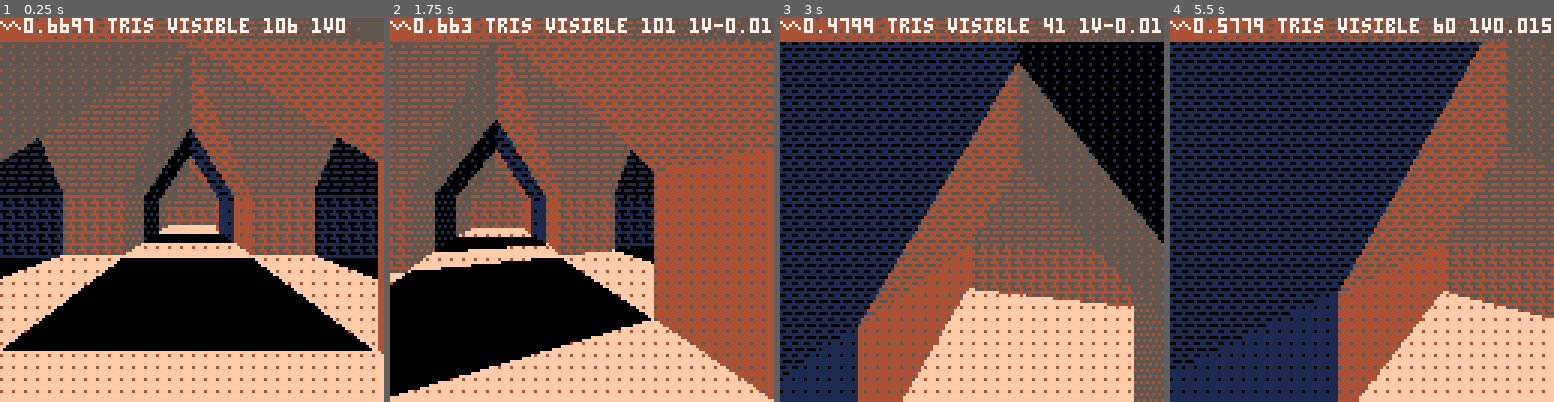
Above: before the commit, frames 1-4 (left to right).
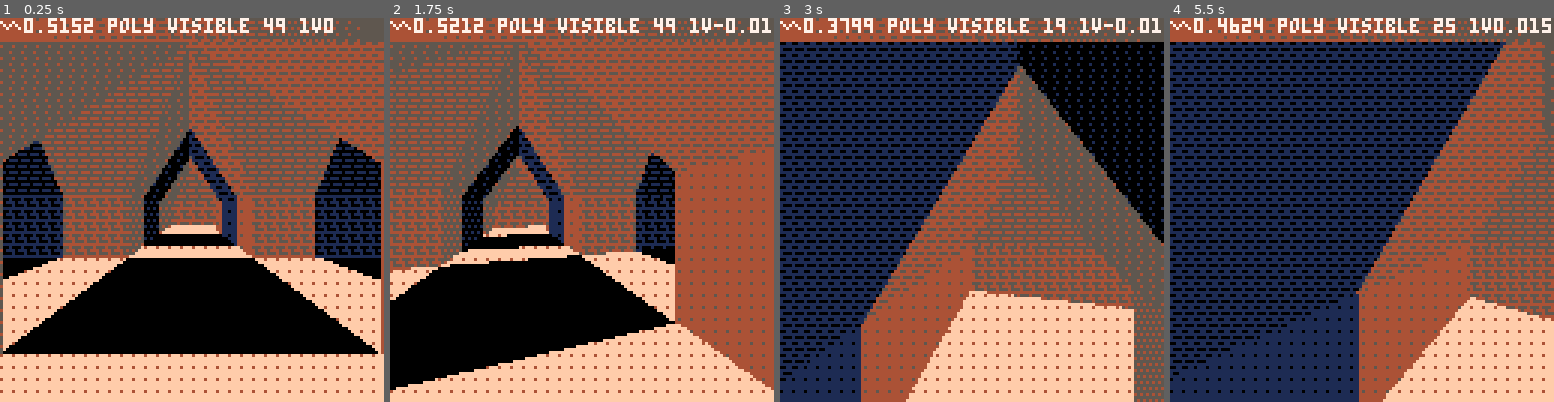
Above: after the commit, the same moments.

Repository: yourykiki/pico8
Game: PICO-8 cartridge temple.p8
Two runs of this game, one before a commit and one after it. Both use one fixed random seed, a clock stepped at 60 frames per second and the inputs below.
Inputs:
- Up to frame 1 (0.25 s): no input
- Up to frame 2 (1.75 s): hold Right from 1.6 s (still down)
- Up to frame 3 (3 s): release Right at 2.1 s; hold Up 2.15-2.42 s; hold Right from 2.47 s (still down)
- Up to frame 4 (5.5 s): release Right at 3.03 s; hold Left 3.08-3.58 s; hold Down 3.63-3.97 s; hold Right 4.02-4.68 s; hold Up 4.73-5.03 s; hold Left from 5.08 s (still down)

The runs differ from the first frame. In frame 1, 4.0% of the frame differs, in the area x 0-100%, y 0-88%; in frame 2, 17%, in the area x 0-100%, y 0-100%; in frame 3, 1.6%; in frame 4, 10%.

Commit message:
Profiling (#21)
* add cpu log
* convert tris definition to quad
* make test level data with polys instead of tris
* deep 1, for comparing with master
* real @fsouchu polyfill
* activating subpix, cleanup, fix zsort

Diff:
--- a/temple.p8
+++ b/temple.p8
@@ -3,7 +3,7 @@
 __lua__
 -- temple corridor demo
 -- @yourykiki
-
+local cpu={}
 local cam,scl,wf,t={},3,false,0
 --
 local v_up={0,1,0}
@@ -110,21 +110,21 @@
     local v=vrtx[i]
     local w=63.5/v[3]
     vert[i]={
-     63.5+flr(w*v[1]),
-     63.5-flr(w*v[2])
+     63.5+w*v[1],
+     63.5-w*v[2]
     }
    end
    return vert
   end
  }
 end
-function init_norm(_vrtx,_tris)
+function init_norm(_vrtx,_poly)
  local norms={}
- for i=1,#_tris,4 do
+ for poly in all(_poly) do
   local v1,v2,v3=
-   v_clone(_vrtx[_tris[i]]),
-   v_clone(_vrtx[_tris[i+1]]),
-   v_clone(_vrtx[_tris[i+2]])
+   v_clone(_vrtx[poly[1]]),
+   v_clone(_vrtx[poly[2]]),
+   v_clone(_vrtx[poly[3]])
 
   -- normal
   v_add(v2,v1,-1)
@@ -209,26 +209,26 @@
  local da=m1:door_idx(d1)+m1.start_vrtx
  local db=m2:door_idx(d2)+m2.start_vrtx
  local mj=make_door_joint(da,db)
- return mj.tris
+ return mj.poly
 end
 --
 function init_ring()
  local pos={0,0,0}
- local a=0.05
- for i=0,19 do
+ local a,nb=0.05,20 --20
+ for i=0,nb-1 do
   local m=make_cor(pos,a*i)
-  local _tris=add_model(m)
+  local _polys=add_model(m)
 
   d={sin(a*i)*24,0,cos(a*i)*24}
   v_add(pos,d)
   if i>0 then
    local mj=make_cor_joint()
-   add_all(_tris,mj.tris)
-  end
-  add(nodes,make_node(i+1,_tris))
- end
- for i=1,20 do
-  local j=(i%20+1)
+   add_all(_polys,mj.polys)
+  end
+  add(nodes,make_node(i+1,_polys))
+ end
+ for i=1,nb do
+  local j=(i%nb+1)
   link_nodes(i,j)
  end
 end
@@ -239,18 +239,19 @@
  for k,v in pairs(mdl.vrtx) do
 	 vrtx[k+max_vrtx]=v
  end
- local mtris=mdl.tris
- for i=1,#mtris,4 do
-  mtris[i]=mtris[i]+max_vrtx
-  mtris[i+1]=mtris[i+1]+max_vrtx
-  mtris[i+2]=mtris[i+2]+max_vrtx
-  mtris[i+3]=mtris[i+3]
+ local mpolys=mdl.polys
+ for poly in all(mpolys) do
+  poly[1]=poly[1]+max_vrtx
+  poly[2]=poly[2]+max_vrtx
+  poly[3]=poly[3]+max_vrtx
+  poly[4]=poly[4]+max_vrtx
  end
  max_vrtx=#vrtx
- return mtris
+ return mpolys
 end
 
 function _update()
+resetcpu()
  t+=0.01
  local btu,btd=btn(⬆️,1),btn(⬇️,1)
  local btsl,btsr=btn(⬅️,1),btn(➡️,1)
@@ -268,9 +269,10 @@
  if (not btsl and not btsr) cam:sstp()
  if (not btll and not btlr) cam:lstp()
  cam:move()
-
+ cpu["1-b_curnod"]=curcpu()
  -- on which node camera is ?
  curnod=get_curnod(cam.pos,curnod)
+ cpu["2-curnod"]=curcpu()
 end
 
 function _draw()
@@ -287,6 +289,7 @@
  m_wrld=m_x_m(m_wrld,m_tran)
 
 	-- camera
+ cpu["3-b_transf"]=curcpu()
  cam:upd_m()
  local v_view,v_wrld={},{}
 
@@ -295,6 +298,7 @@
   add(v_wrld,tmp)
   add(v_view,m_x_v(cam.m,tmp))
  end
+ cpu["4-transf"]=curcpu()
 
  --should be usefull only for
  --rotating objects, so it
@@ -303,75 +307,78 @@
 
  -- testing visibles
  nb_clip=0
- local vistris,nodtris=
-  {},getnodtris(curnod)
-
- local _tris,_norms=
-  nodtris.tris,nodtris.norms
- for i=1,#_tris,4 do
-  local idx=(i-1)/4+1
-  local norm=_norms[idx]
-  local vp=v_clone(v_wrld[_tris[i]])
+ local vispolys,nodpolys=
+  {},getnodpolys(curnod)
+ cpu["5-getnodpolys"]=curcpu()
+--print(#nodpolys.poly,32,96)
+ local _polys,_norms=
+  nodpolys.polys,nodpolys.norms
+ print("#_polys"..#_polys)
+ for i=1,#_polys do --todo pairs
+  local norm,poly=_norms[i],_polys[i]
+  local vp=v_clone(v_wrld[poly[1]])
   v_add(vp,cam.pos,-1)
 
   if v_dot(norm,vp)<0 then
    -- clipping
-   local triidx={
-    _tris[i],
-    _tris[i+1],
-    _tris[i+2],
-    _tris[i+3],--col
-    idx}--idx normal
-
-   local tclips=t_clip({0,0,1},
-    {0,0,1},v_view,triidx)
-   for t in all(tclips) do
-    -- add clipped triangle
-    local z=(v_view[t[1]][3]
-     +v_view[t[2]][3]
-     +v_view[t[3]][3])/3
-    add(vistris,{
+   local polyidx={
+    poly[1],
+    poly[2],
+    poly[3],
+    poly[4],
+    poly[5],--col
+    i}--idx normal
+
+   local tc=t_clip({0,0,1},
+    {0,0,1},v_view,polyidx)
+--   for tc in all(tclips) do
+    -- add clipped polygon
+   if tc then
+    local z,nbv=0,#tc-2
+    for itc=1,nbv do
+     z=max(z,v_view[tc[itc]][3])
+    end
+    add(vispolys,{
      key=z,
-     tri=t
+     poly=tc
     })
    end
   end
  end
+ cpu["6-det_visible"]=curcpu()
 
  -- proj
  local proj=cam:proj(v_view)
-
- -- sorting visible tris
- shellsort(vistris)
+ cpu["7-proj"]=curcpu()
+
+ -- sorting visible poly
+ shellsort(vispolys)
+ cpu["8-sortvispolys"]=curcpu()
 
  --light
  local lgt={1,-1,0}
  v_normz(lgt)
 
- -- drawing visible tris
- for j=#vistris,1,-1 do
-  local itri=vistris[j].tri
-  local v1,v2,v3,c,idx=
-	  proj[itri[1]],
-	  proj[itri[2]],
-	  proj[itri[3]],
-	  itri[4],
-	  itri[5]
---local w1,w2,w3=
---v_view[itri[1]],
---v_view[itri[2]],
---v_view[itri[3]]
+ -- drawing visible poly
+ for j=#vispolys,1,-1 do
+  local ipoly=vispolys[j].poly
+  local v,c,idx={},
+   ipoly[#ipoly-1],
+	  ipoly[#ipoly]
+
+		for i=1,#ipoly-2 do
+		 v[i]=proj[ipoly[i]]
+  end
   --color and dither
-  color(c)
+  --color(c)
   local ptn=v_dot(_norms[idx],lgt)
   ptn=flr(ptn*8+8)
   fillp(dith2[flr(ptn)])
-  tri(v1[1],v1[2],v2[1],v2[2],v3[1],v3[2],c)
---
+  --filling
+  polyfill(v,c)
+
 --fillp()
---line(64+w1[1],128-w1[3],64+w2[1],128-w2[3],8)
---line(64+w3[1],128-w3[3])
---line(64+w1[1],128-w1[3])
+
   -- wireframe
   fillp()
   if wf then
@@ -385,6 +392,9 @@
   end
 
  end
+
+ cpu["9-filltris"]=curcpu()
+
  -- test dither
  for i=1,#dith2 do
   color(0x54)
@@ -394,59 +404,54 @@
  fillp()
 
  print("∧"..stat(1)..
-   " tris visible "
-   ..#vistris.." "..curnod.id
+   " poly visible "
+   ..#vispolys.." "..curnod.id
    .."v"..cam.avel
    ,0,0,7)
+--print("nodes "..#nodes.polys)
+-- print""
+-- for k,v in pairs(cpu) do
+--  print(k.."  "..v)
+-- end
 end
 
 -->8
--- @p01
-function p01_trapeze_h(l,r,lt,rt,y0,y1)
- lt,rt=(lt-l)/(y1-y0),(rt-r)/(y1-y0)
- if(y0<0)l,r,y0=l-y0*lt,r-y0*rt,0
- y1=min(y1,128)
- for y0=y0,y1 do
-  rectfill(l,y0,r,y0)
-  l+=lt
-  r+=rt
- end
-end
-function p01_trapeze_w(t,b,tt,bt,x0,x1)
- tt,bt=(tt-t)/(x1-x0),(bt-b)/(x1-x0)
- if(x0<0)t,b,x0=t-x0*tt,b-x0*bt,0
- x1=min(x1,128)
- for x0=x0,x1 do
-  rectfill(x0,t,x0,b)
-  t+=tt
-  b+=bt
- end
-end
-function tri(x0,y0,x1,y1,x2,y2,col)
-
- local x0,y0,x1,y1,x2,y2=
-  band(x0,0xffff),band(y0,0xffff),
-  band(x1,0xffff),band(y1,0xffff),
-  band(x2,0xffff),band(y2,0xffff)
- if(y1<y0)x0,x1,y0,y1=x1,x0,y1,y0
- if(y2<y0)x0,x2,y0,y2=x2,x0,y2,y0
- if(y2<y1)x1,x2,y1,y2=x2,x1,y2,y1
- if max(x2,max(x1,x0))-min(x2,min(x1,x0)) > y2-y0 then
-  col=x0+(x2-x0)/(y2-y0)*(y1-y0)
-  p01_trapeze_h(x0,x0,x1,col,y0,y1)
-  p01_trapeze_h(x1,col,x2,x2,y1,y2)
- else
-  if(x1<x0)x0,x1,y0,y1=x1,x0,y1,y0
-  if(x2<x0)x0,x2,y0,y2=x2,x0,y2,y0
-  if(x2<x1)x1,x2,y1,y2=x2,x1,y2,y1
-  col=y0+(y2-y0)/(x2-x0)*(x1-x0)
-  p01_trapeze_w(y0,y0,y1,col,x0,x1)
-  p01_trapeze_w(y1,col,y2,y2,x1,x2)
- end
--- flip()
+-- rasterization @fsouchu
+-- polyfill from virtua racing
+
+function polyfill(p,col)
+	color(col)
+	local p0,nodes=p[#p],{}
+	local x0,y0=p0[1],p0[2]
+
+	for i=1,#p do
+		local p1=p[i]
+		local x1,y1=p1[1],p1[2]
+		-- backup before any swap
+		local _x1,_y1=x1,y1
+		if(y0>y1) x1=x0 y1=y0 x0=_x1 y0=_y1
+		-- exact slope
+		local dx=(x1-x0)/(y1-y0)
+		if(y0<0) x0-=y0*dx y0=-1
+		-- subpixel shifting (after clipping)
+		local cy0=ceil(y0)--y0\1+1
+		x0+=(cy0-y0)*dx
+		for y=cy0,min(flr(y1),127) do
+			local x=nodes[y]
+			if x then
+				rectfill(x,y,x0,y)
+			else
+				nodes[y]=x0
+			end
+			x0+=dx
+		end
+		-- next vertex
+		x0=_x1
+		y0=_y1
+	end
 end
 -->8
--- @fred72 3d utils and more
+-- @fsouchu 3d utils and more
 function v_cross(a,b)
  local ax,ay,az=a[1],a[2],a[3]
  local bx,by,bz=b[1],b[2],b[3]
@@ -571,67 +576,56 @@
 end
 
 function t_clip(
- v_pln,v_nrm,v_view,triidx)
-
- local tri,v_in,v_out={
- v_view[triidx[1]],
- v_view[triidx[2]],
- v_view[triidx[3]]},
+ v_pln,v_nrm,v_view,polyidx)
+
+ local poly,v_in,v_out={
+ v_view[polyidx[1]],
+ v_view[polyidx[2]],
+ v_view[polyidx[3]],
+ v_view[polyidx[4]]
+ },
  {},{}
 
- local pdot,d=
+ local pdot,res,d,last=
   v_dot(v_nrm,v_pln),{}
- for i=1,3 do
-  d[i]=v_dot(v_nrm,tri[i])-pdot
-  if d[i]>0 then
-   add(v_in,i)
+
+ for i=1,5 do
+  local j,prevj=
+   (i-1)%4+1,(i-2)%4+1
+  d=v_dot(v_nrm,poly[j])-pdot
+  if last==nil then
+   last=d>0 and "in" or "out"
+  elseif d>0 then
+   if last=="out" then
+    --calc intersect
+    local v1=
+     v_intsec(v_pln,v_nrm,poly[prevj],poly[j])
+    --add res
+    local idx=max_vrtx+nb_clip+1
+    v_view[idx]=v1
+    nb_clip+=1
+    add(res,idx)
+   end
+   add(res,polyidx[j])
+   last="in"
   else
-   add(v_out,i)
-  end
- end
- if (#v_in==3) return {triidx}
- if #v_in==1 and #v_out==2 then
-  --make a new tri with
-  --inside point and
-  --new points
-  local v1,v2=
-   v_intsec(v_pln,v_nrm,tri[v_in[1]],tri[v_out[1]]),
-   v_intsec(v_pln,v_nrm,tri[v_in[1]],tri[v_out[2]])
-  idx1=max_vrtx+nb_clip+1
-  idx2=idx1+1
-  v_view[idx1],v_view[idx2]=
-   v1,v2
-  nb_clip+=2
-  return {
-   {triidx[v_in[1]],
-   idx1,
-   idx2,
-   triidx[4],
-   triidx[5]}
-  }
- end
- if #v_in==2 and #v_out==1 then
-  local v1,v2=
-   v_intsec(v_pln,v_nrm,tri[v_in[1]],tri[v_out[1]]),
-   v_intsec(v_pln,v_nrm,tri[v_in[2]],tri[v_out[1]])
-  idx1=max_vrtx+nb_clip+1
-  idx2=idx1+1
-  v_view[idx1],v_view[idx2]=
-   v1,v2
-  nb_clip+=2
-  return {
-   {triidx[v_in[1]],
-   triidx[v_in[2]],
-   idx1,
-   triidx[4],
-   triidx[5]},
-   {triidx[v_in[2]],
-   idx1,
-   idx2,
-   triidx[4],
-   triidx[5]}
-  }
- end
+   if last=="in" then
+    --calc intersect
+    local v1=
+     v_intsec(v_pln,v_nrm,poly[prevj],poly[j])
+    --add res
+    local idx=max_vrtx+nb_clip+1
+    v_view[idx]=v1
+    nb_clip+=1
+    add(res,idx)
+   end
+   last="out"
+  end
+ end
+ add(res,polyidx[5])
+ add(res,polyidx[6])
+
+ if (#res>=5) return res
  return nil
 end
 
@@ -686,7 +680,7 @@
 -->8
 -- 3d models
 
-local col0, col1,col2,col3,col4,col5,m4ident=
+local col0,col1,col2,col3,col4,col5,m4ident=
  0x01,0x54,0x4f,0x55,0x1c,0x53,
  {1,0,0,0, 0,1,0,0, 0,0,1,0, 0,0,0,1}
 
@@ -698,12 +692,12 @@
   {8,0,8},{8,8,8},
   {0,20,8},{-8,8,8},{-8,0,8},
  }
- local ltris={
-  1,2,10,col1, 2,9,10,col1,
-  3,9,2,col1, 3,8,9,col1,
-  3,4,7,col1, 3,7,8,col1,
-  4,5,6,col1, 4,6,7,col1,
-  1,10,5,col2, 10,6,5,col2
+ local lpolys={
+  {1,2,9,10,col1},
+  {2,3,8,9,col1},
+  {3,4,7,8,col1},
+  {4,5,6,7,col1},
+  {1,10,6,5,col2},
  }
 
  transform(lvrtx,
@@ -711,7 +705,7 @@
 
  return {
   vrtx=lvrtx,
-  tris=ltris,
+  polys=lpolys,
   door_idx=function(self,i)
    if (i==2) return 6
    return 1
@@ -730,15 +724,15 @@
  local b3=b2+1
  local b4=b3+1
  local b5=b4+1
- local ltris={
-  a5,b2,b1,col0, a4,b2,a5,col0,
-  a4,b3,b2,col0, a3,b3,a4,col0,
-  a3,b4,b3,col0, a2,b4,a3,col0,
-  a2,b5,b4,col0, a1,b5,a2,col0,
+ local lpoly={
+  {a5,a4,b2,b1,col0},
+  {a4,a3,b3,b2,col0},
+  {a3,a2,b4,b3,col0},
+  {a2,a1,b5,b4,col0},
  }
  return {
   vrtx={},
-  tris=ltris
+  poly=lpoly
  }
 end
 
@@ -754,15 +748,15 @@
  local b4=b3+1
  local b5=b4+1
 
- local ltris={
-  a5,b2,b1,col0, a4,b2,a5,col0,
-  a4,b3,b2,col0, a3,b3,a4,col0,
-  a3,b4,b3,col0, a2,b4,a3,col0,
-  a2,b5,b4,col0, a1,b5,a2,col0,
+ local lpolys={
+  {a5,a4,b2,b1,col0},
+  {a4,a3,b3,b2,col0},
+  {a3,a2,b4,b3,col0},
+  {a2,a1,b5,b4,col0},
  }
  return {
   vrtx={},
-  tris=ltris
+  polys=lpolys
  }
 end
 
@@ -795,28 +789,27 @@
   {-16,0,24},{-16,8,24},
   {-16,20,16},{-16,8,8},{-16,0,8},
  }
- local _tris={
-  1,2,6,col1, 2,7,6,col1,
-  3,7,2,col1, 3,8,7,col1,
-  3,4,9,col1, 3,9,8,col1,
-  4,5,10,col1, 4,10,9,col1,
-  1,6,5,col2, 6,10,5,col2,--end
-  11,12,16,col1, 12,17,16,col1,
-  12,13,17,col1, 13,8,17,col1,
-  13,14,18,col1, 13,18,8,col1,
-  14,15,19,col1, 14,19,18,col1,
-  11,16,15,col2, 15,16,19,col2,--end
-  20,21,10,col1, 21,9,10,col1,
-  21,22,8,col1, 21,8,9,col1,
-  22,23,17,col1, 22,17,8,col1,
-  23,24,16,col1, 23,16,17,col1,
-  10,16,20,col2, 20,16,24,col2,--end
-  29,6,7,col1, 29,7,28,col1,
-  28,7,8,col1, 28,8,27,col1,
-  27,8,18,col1, 27,18,26,col1,
-  26,18,19,col1, 26,19,25,col1,
-  29,25,6,col2, 25,19,6,col2,--end
-  --6,19,10,col0, 19,16,10,col0,
+ local _polys={
+  {1,2,7,6,col1},
+  {3,8,7,2,col1},
+  {3,4,9,8,col1},
+  {4,5,10,9,col1},
+  {1,6,10,5,col2},--end
+  {11,12,17,16,col1},
+  {12,13,8,17,col1},
+  {13,14,18,8,col1},
+  {14,15,19,18,col1},
+  {11,16,19,15,col2},--end
+  {20,21,9,10,col1},
+  {21,22,8,9,col1},
+  {22,23,17,8,col1},
+  {23,24,16,17,col1},
+  {10,16,24,20,col2},--end
+  {28,29,6,7,col1},
+  {27,28,7,8,col1},
+  {26,27,8,18,col1},
+  {25,26,18,19,col1},
+  {29,25,19,6,col2},--end
  }
 
  transform(_vrtx,
@@ -824,7 +817,7 @@
 
  return {
   vrtx=_vrtx,
-  tris=_tris,
+  polys=_polys,
   door_idx=function(self,i)
    if (i==4) return 25
    if (i==3) return 20
@@ -843,17 +836,17 @@
   {16,0,8},{16,8,8},
   {16,20,16},{16,8,24},{16,0,24},
  }
- local _tris={
-  1,2,6,col1, 2,7,6,col1,
-  3,7,2,col1, 3,8,7,col1,
-  3,4,9,col1, 3,9,8,col1,
-  4,5,10,col1, 4,10,9,col1,
-  1,6,5,col2, 6,10,5,col2,--end
-  11,12,10,col1, 12,9,10,col1,
-  12,13,9,col1, 13,8,9,col1,
-  13,14,8,col1, 14,7,8,col1,
-  14,15,7,col1, 15,6,7,col1,
-  6,15,10,col2, 15,11,10,col2,--end
+ local _polys={
+  {1,2,7,6,col1},
+  {2,3,8,7,col1},
+  {3,4,9,8,col1},
+  {4,5,10,9,col1},
+  {1,6,10,5,col2},--end
+  {11,12,9,10,col1},
+  {12,13,8,9,col1},
+  {13,14,7,8,col1},
+  {14,15,6,7,col1},
+  {6,15,11,10,col2},--end
  }
 
  transform(_vrtx,
@@ -861,7 +854,7 @@
 
  return {
   vrtx=_vrtx,
-  tris=_tris,
+  polys=_polys,
   door_idx=function(self,i)
    if (i==2) return 11
    return 1
@@ -881,20 +874,20 @@
   {16,20,16},{16,8,24},{16,0,24},
   {-8,0,8},{-8,0,24}
  }
- local _tris={
-  1,2,13,col1, 2,12,13,col1,
-  3,12,2,col1, 3,11,12,col1,
-  4,7,3,col1, 3,7,6,col1,
-  5,8,4,col1, 4,8,7,col1,
-  5,1,8,col2, 1,21,8,col2,--end
-  10,11,15,col1, 11,6,15,col1,
-  9,10,14,col1, 10,15,14,col1,
-  14,22,9,col2, 22,13,9,col2,--end
-  16,17,8,col1, 17,7,8,col1,
-  17,18,7,col1, 18,6,7,col1,
-  18,19,15,col1, 18,15,6,col1,
-  19,20,14,col1, 19,14,15,col1,
-  16,8,14,col2, 16,14,20,col2,--end
+ local _polys={
+  {1,2,12,13,col1},
+  {3,11,12,2,col1},
+  {4,7,6,3,col1},
+  {5,8,7,4,col1},
+  {5,1,21,8,col2},--end
+  {10,11,6,15,col1},
+  {9,10,15,14,col1},
+  {14,22,13,9,col2},--end
+  {16,17,7,8,col1},
+  {17,18,6,7,col1},
+  {18,19,15,6,col1},
+  {19,20,14,15,col1},
+  {16,8,14,20,col2},--end
  }
 
  transform(_vrtx,
@@ -902,7 +895,7 @@
 
  return {
   vrtx=_vrtx,
-  tris=_tris,
+  polys=_polys,
   door_idx=function(self,i)
    if (i==3) return 16
    if (i==2) return 9
@@ -912,17 +905,27 @@
 end
 -->8
 -- optimization with graph node
-
-function make_node(a,_tris)
- local vstart=vrtx[_tris[1]]
+lastcpu=0
+function resetcpu()
+ lastcpu=0
+end
+
+function curcpu()
+ local cpu=stat(1)
+ local res=cpu-lastcpu
+ lastcpu=cpu
+ return res
+end
+function make_node(a,_polys)
+ local vstart=vrtx[_polys[1][1]]
  -- init x z with first vrtx
  local minx,minz,maxx,maxz=
    vstart[1],vstart[3],
    vstart[1],vstart[3]
- for i=1,#_tris,4 do
-  local idx=(i-1)%4
-  if idx>=0 and idx<3 then
-   local v=vrtx[_tris[i]]
+ for poly in all(_polys) do
+  --for each vrtx,last is color
+  for i=1,#poly-1 do
+   local v=vrtx[poly[i]]
    minx=min(minx,v[1])
    minz=min(minz,v[3])
    maxx=max(maxx,v[1])
@@ -933,8 +936,8 @@
  return {
   id=a,
   conn={},
-  tris=_tris,
-  norms=init_norm(vrtx,_tris),
+  polys=_polys,
+  norms=init_norm(vrtx,_polys),
   minx=minx,
   minz=minz,
   maxx=maxx,
@@ -958,30 +961,40 @@
  add(conn_b,nodea)
 end
 
-function getnodtris(nod)
- local _tris,_norms,_w={},{},{}
- add_all(_tris,nod.tris)
+function getnodpolys(nod)
+ local _polys,_norms,_w={},{},{}
+ add_all(_polys,nod.polys)
  add_all(_norms,nod.norms)
  _w[nod.id]=true
+-- print("adding"..nod.id)
+-- print("chld.polys"..#nod.polys)
+
  -- take 2 nodes deep
- addchildnodtris(
-  1,nod,_tris,_norms,_w)
-
- return {
-  tris=_tris,
+ addchildnodpolys(
+  1,nod,_polys,_norms,_w)
+
+--print(#_w,32,96)
+--print(#_polys,96)
+-- for k,v in pairs(_w) do
+--  print(k..""..tostr(v))
+-- end
+ return {
+  polys=_polys,
   norms=_norms
  }
 end
 
-function addchildnodtris(
- lvl,nod,_tris,_norms,_w)
+function addchildnodpolys(
+ lvl,nod,_polys,_norms,_w)
  lvl-=1
  for chld in all(nod.conn) do
   if lvl>=0 then
-   addchildnodtris(lvl,chld,_tris,_norms,_w)
+   addchildnodpolys(lvl,chld,_polys,_norms,_w)
    if not _w[chld.id] then
+--    print("adding"..chld.id)
+--    print("chld.poly"..#chld.poly)
     _w[chld.id]=true
-    add_all(_tris,chld.tris)
+    add_all(_polys,chld.polys)
     add_all(_norms,chld.norms)
    end
   end
